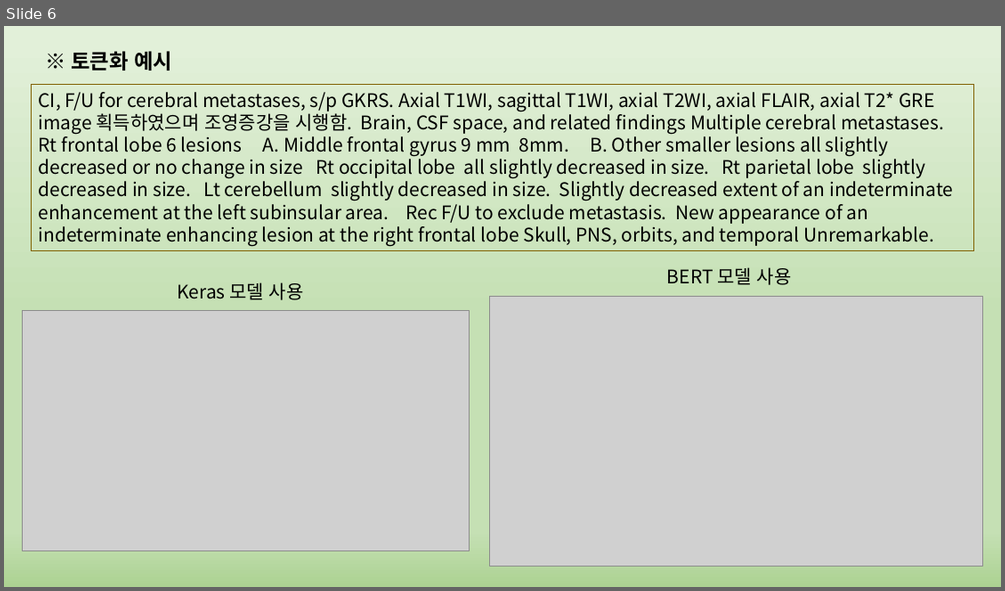
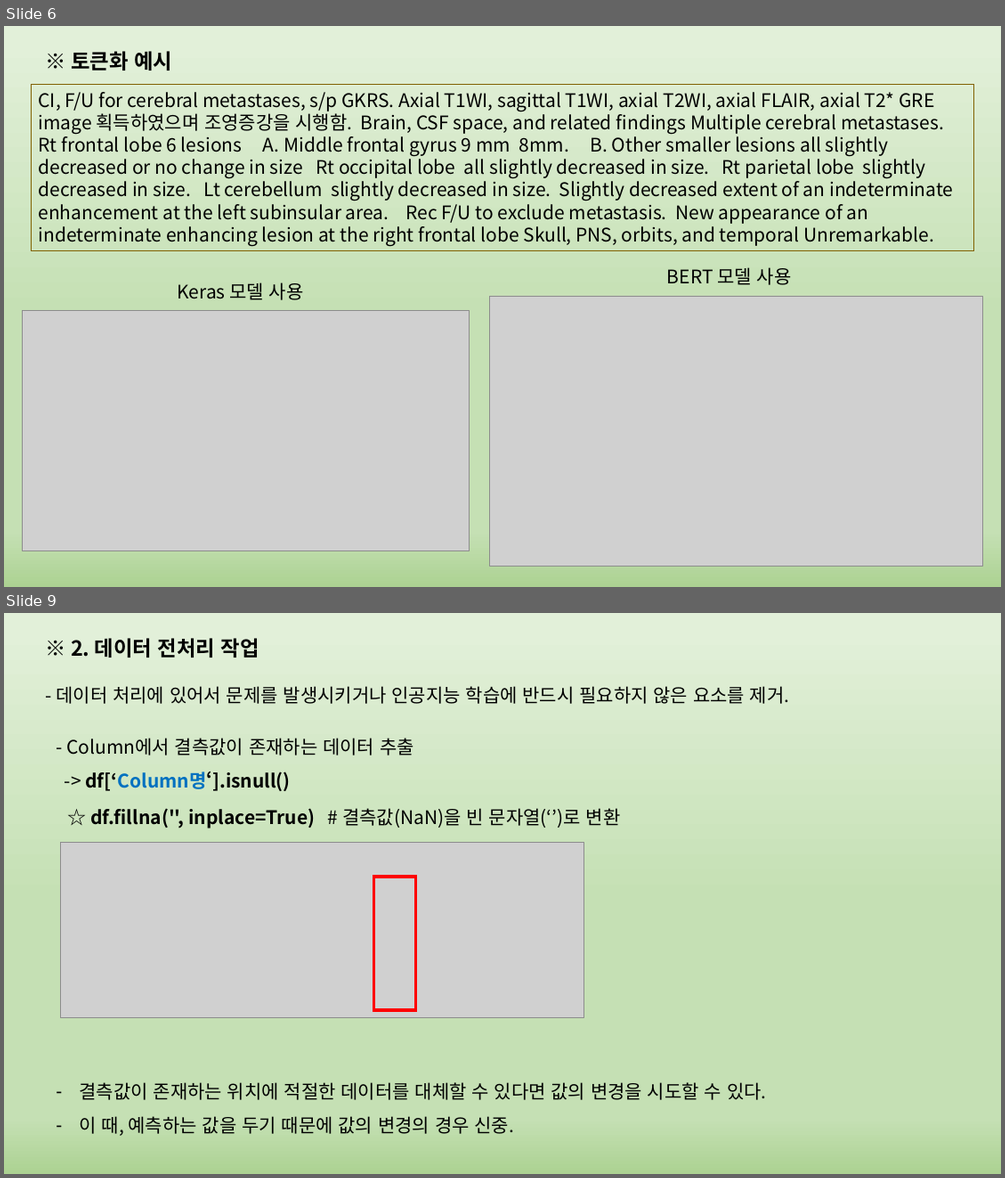
Before and after one commit to phantom0119/K-ium, a slide deck: 정리.pptx. Shown one above the other, each under a label of ours: slide 6 before the commit, slides 6 and 9 after it; the slides between them are not shown. The pictures are 1005x591 and 1005x1178 pixels, drawn with LibreOffice and Linux fonts; fonts in the diff are those of the drawing; grey boxes stand for pictures. Boxes give left, top, right and bottom in pixels: in the first picture for what was removed or moved away, otherwise in the second. Text is boxed around its words. In the diff, an @@ line names an element or a change of style, - is before the commit and + after.

Commit message:
2차 종료 후 업데이트 (ppt 정리)

```diff
--- a/정리.pptx
+++ b/정리.pptx
@@ slide 9 added at bbox=[4, 613, 1001, 1174], background gradient #E2F0D9 to #C5E0B4 to #ACD292 @@
@@ text added at bbox=[71, 638, 259, 657], 20 pt, text #000000, bold @@
+※ 2. 데이터 전처리 작업
@@ text added at bbox=[57, 686, 790, 704], 18 pt, text #000000 @@
+- 데이터 처리에 있어서 문제를 발생시키거나 인공지능 학습에 반드시 필요하지 않은 요소를 제거.
@@ text added at bbox=[66, 738, 414, 791], 18 pt, text #000000 @@
+- Column에서 결측값이 존재하는 데이터 추출
+-> df[‘Column명‘].isnull()
@@ text added at bbox=[90, 808, 621, 828], 18 pt, text #000000, bold @@
+☆ df.fillna('', inplace=True) # 결측값(NaN)을 빈 문자열(‘’)로 변환
@@ picture added at bbox=[60, 842, 584, 1018] @@
@@ rectangle added at bbox=[373, 876, 415, 1010], outline #FF0000 3 pt @@
@@ text added at bbox=[80, 1082, 766, 1135], 18 pt, text #000000 @@
+– 결측값이 존재하는 위치에 적절한 데이터를 대체할 수 있다면 값의 변경을 시도할 수 있다.
+– 이 때, 예측하는 값을 두기 때문에 값의 변경의 경우 신중.
```
Also in this commit, not shown: 12 other slides added, 7 other files.
